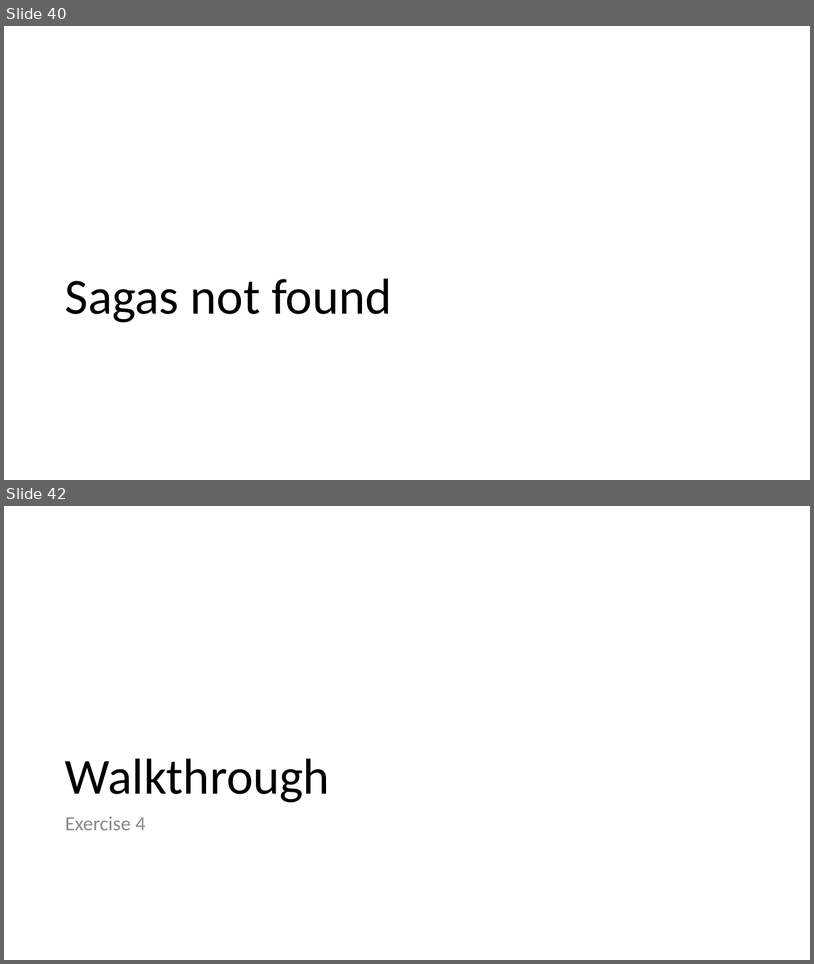
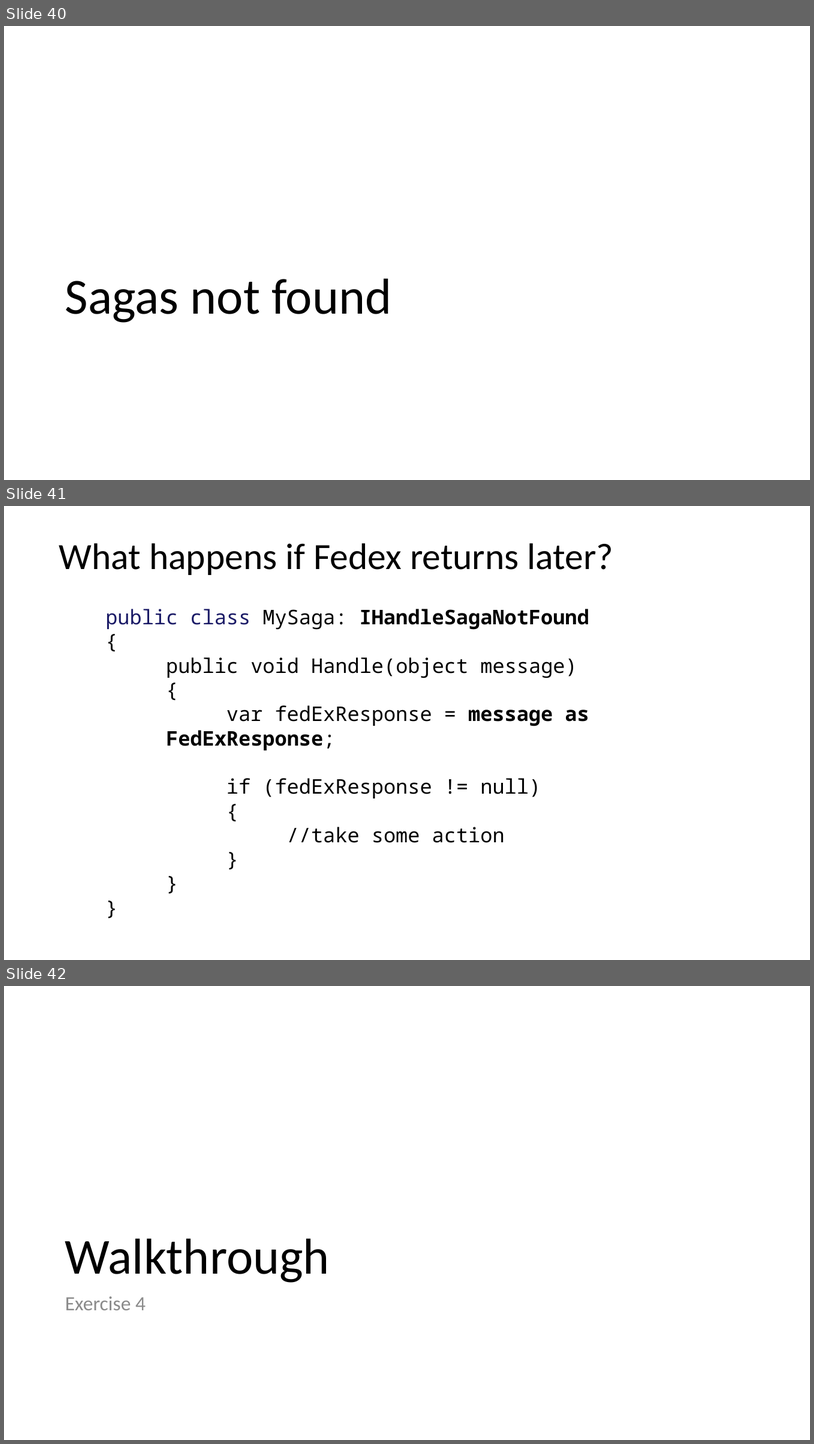
Before and after one commit to Particular/SagaMasterClass, a slide deck: SagaMasterClass.pptx. Shown one above the other, each under a label of ours: slides 40 and 42 before the commit, slides 40, 41 and 42 after it; the slides between them are not shown. The pictures are 814x964 and 814x1444 pixels, drawn with LibreOffice and Linux fonts; fonts in the diff are those of the drawing. Boxes give left, top, right and bottom in pixels: in the first picture for what was removed or moved away, otherwise in the second. Text is boxed around its words. In the diff, an @@ line names an element or a change of style, - is before the commit and + after.

```diff
--- a/SagaMasterClass.pptx
+++ b/SagaMasterClass.pptx
@@ slide 41 added at [4, 506, 810, 960], background #FFFFFF @@
@@ text added at [59, 543, 614, 575], 44 pt, text #000000 @@
+What happens if Fedex returns later?
@@ text added at [105, 609, 590, 843], 24 pt, text #000000 @@
+public class MySaga: IHandleSagaNotFound
+{
+public void Handle(object message)
+{
+    var fedExResponse = message as FedExResponse;
+    if (fedExResponse != null)
+    {
+    //take some action
+    }
+}
+}
```
Also in this commit, not shown: 7 slides changed, 1 other slide added, 2 slides removed.
